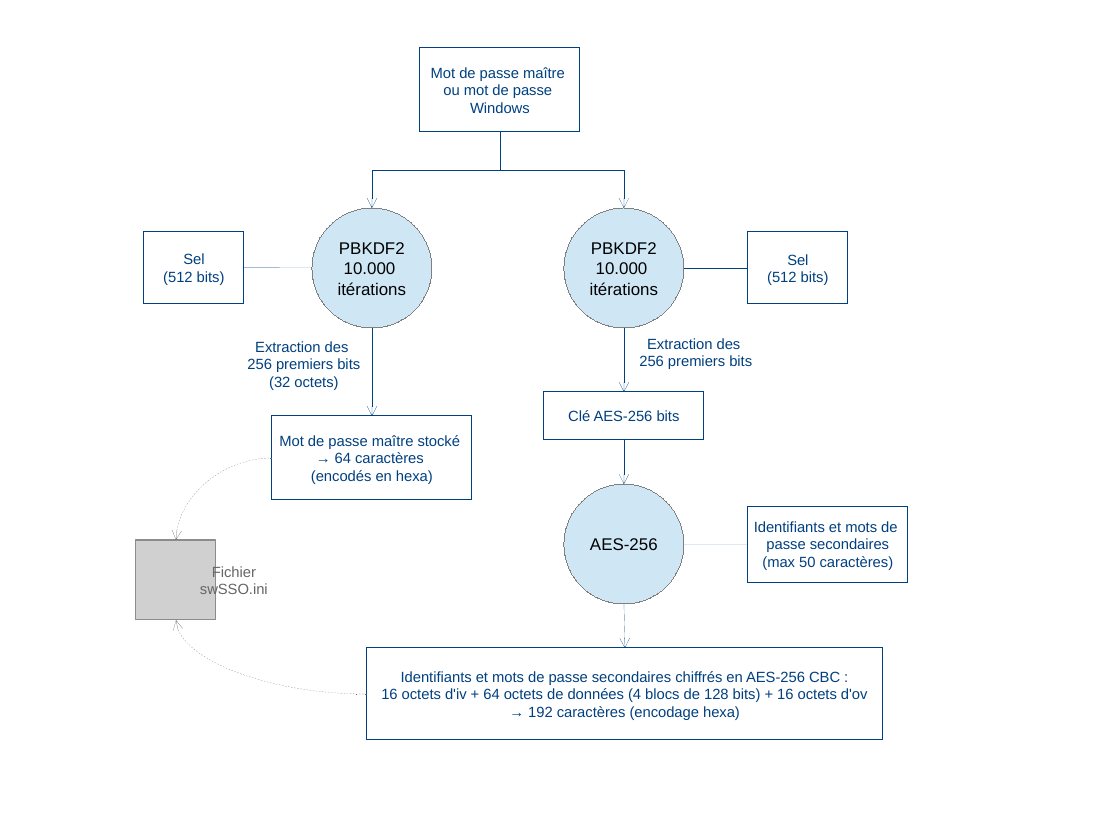
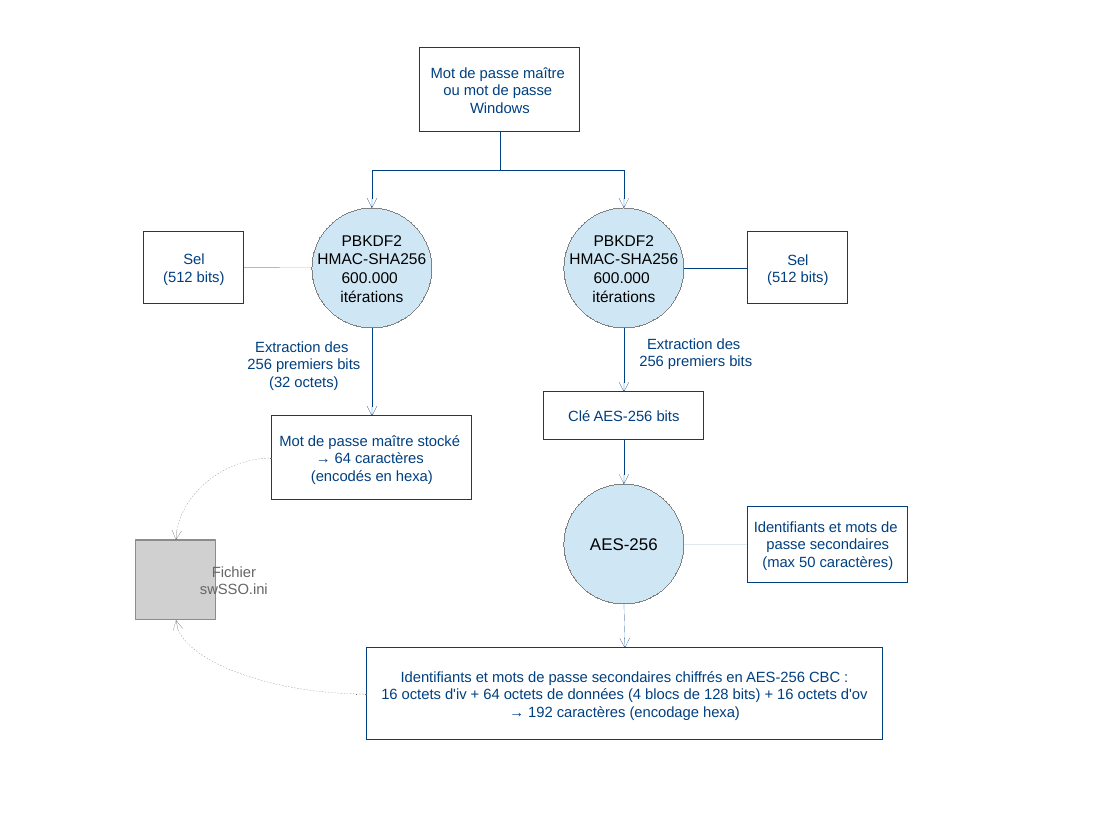
Before and after one commit to swSSO/swsso, a slide deck: slide 3 of Documentation/Technique/swSSO-Documentation technique.pptx. Drawn at 1120x840 pixels with LibreOffice and Linux fonts; fonts in the diff are those of the drawing; grey boxes stand for pictures. Boxes give left, top, right and bottom in pixels: in the first picture for what was removed or moved away, otherwise in the second. Text is boxed around its words. In the diff, an @@ line names an element or a change of style, - is before the commit and + after.

```diff
--- a/Documentation/Technique/swSSO-Documentation technique.pptx
+++ b/Documentation/Technique/swSSO-Documentation technique.pptx
@@ text in freeform shape at (342,235,402,246): size 12 to 11 pt in "PBKDF2" @@
@@ text in freeform shape at (594,235,654,246): size 12 to 11 pt in "PBKDF2" @@
@@ text in freeform shape at (317,253,426,302): text changed; size 12 to 11 pt @@
-10.000
-itérations
+HMAC-SHA256
+600.000
+itérations
@@ text in freeform shape at (569,253,678,302): text changed; size 12 to 11 pt @@
-10.000
-itérations
+HMAC-SHA256
+600.000
+itérations
```
Also in this commit, not shown: 8 other files.
